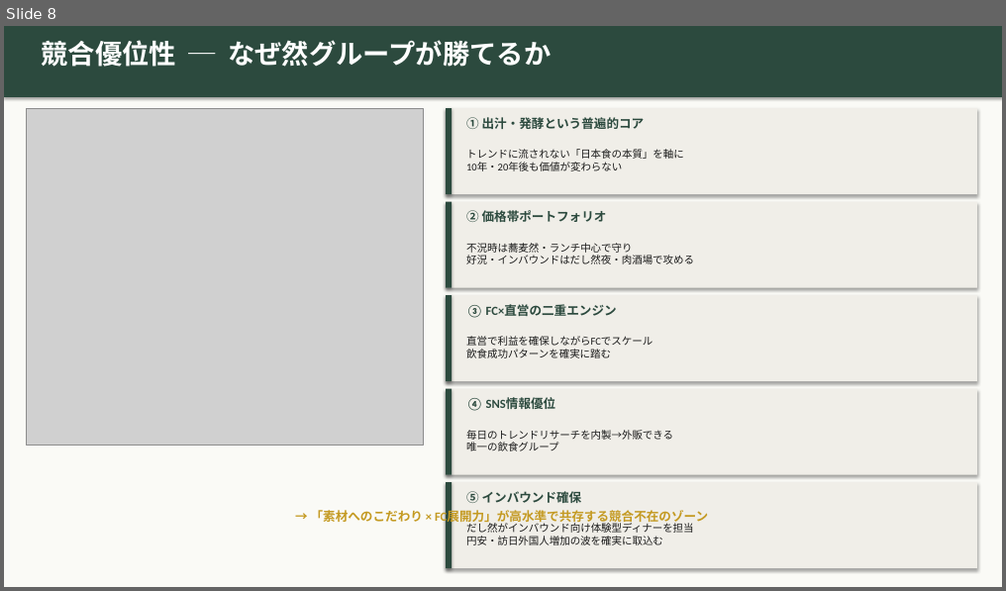
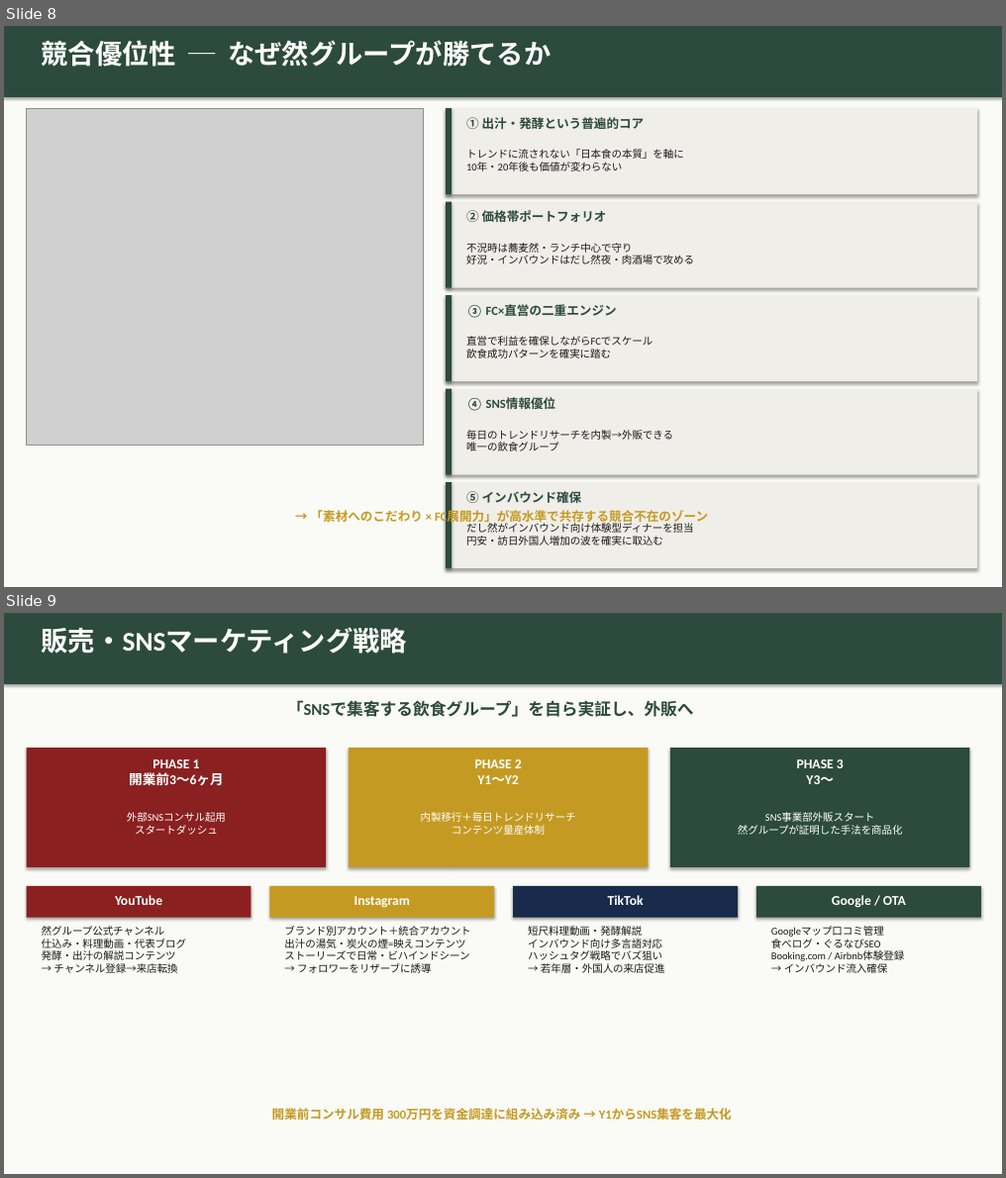
Before and after one commit to hunkotusaisinryo-lab/test-repo, a slide deck: zen/07_融資・投資家資料/然グループ_統合ピッチデッキ_強化版.pptx. Shown one above the other, each under a label of ours: slide 8 before the commit, slides 8 and 9 after it. The pictures are 1006x591 and 1006x1178 pixels, drawn with LibreOffice and Linux fonts; fonts in the diff are those of the drawing; grey boxes stand for pictures. Boxes give left, top, right and bottom in pixels: in the first picture for what was removed or moved away, otherwise in the second. Text is boxed around its words. In the diff, an @@ line names an element or a change of style, - is before the commit and + after.

```diff
--- a/zen/07_融資・投資家資料/然グループ_統合ピッチデッキ_強化版.pptx
+++ b/zen/07_融資・投資家資料/然グループ_統合ピッチデッキ_強化版.pptx
@@ slide 9 added at (4, 613, 1002, 1174), background #FAFAF6 @@
@@ rectangle added at (4, 613, 1002, 684), fill #2C4A3E @@
@@ text added at (42, 627, 408, 654), 26 pt, text #FFFFFF, bold @@
+販売・SNSマーケティング戦略
@@ text added at (287, 700, 694, 717), 16 pt, text #2C4A3E, bold @@
+「SNSで集客する飲食グループ」を自ら実証し、外販へ
@@ rectangle added at (27, 748, 326, 867), fill #8B2020 @@
@@ text added at (129, 760, 224, 786), 13 pt, text #FFFFFF, bold @@
+PHASE 1
+開業前3〜6ヶ月
@@ rectangle added at (349, 748, 648, 867), fill #C49A22 @@
@@ text added at (475, 760, 522, 784), 13 pt, text #FFFFFF, bold @@
+PHASE 2
+Y1〜Y2
@@ rectangle added at (670, 748, 969, 867), fill #2C4A3E @@
@@ text added at (797, 760, 844, 784), 13 pt, text #FFFFFF, bold @@
+PHASE 3
+Y3〜
@@ text added at (127, 812, 226, 835), 10 pt, text #FFFFFF @@
+外部SNSコンサル起用
+スタートダッシュ
@@ text added at (421, 812, 576, 835), 10 pt, text #FFFFFF @@
+内製移行＋毎日トレンドリサーチ
+コンテンツ量産体制
@@ text added at (738, 813, 903, 835), 10 pt, text #FFFFFF @@
+SNS事業部外販スタート
+然グループが証明した手法を商品化
@@ rectangle added at (27, 886, 252, 918), fill #8B2020 @@
@@ text added at (115, 895, 162, 905), 13 pt, text #FFFFFF, bold @@
+YouTube
@@ rectangle added at (269, 886, 494, 918), fill #C49A22 @@
@@ text added at (354, 896, 410, 908), 13 pt, text #FFFFFF, bold @@
+Instagram
@@ rectangle added at (513, 886, 738, 918), fill #1A2A4A @@
@@ text added at (608, 895, 644, 905), 13 pt, text #FFFFFF, bold @@
+TikTok
@@ rectangle added at (756, 886, 981, 918), fill #2C4A3E @@
@@ text added at (832, 895, 906, 908), 13 pt, text #FFFFFF, bold @@
+Google / OTA
@@ text added at (42, 926, 186, 973), 10 pt, text #1A1A1A @@
+然グループ公式チャンネル
+仕込み・料理動画・代表ブログ
+発酵・出汁の解説コンテンツ
+→ チャンネル登録→来店転換
@@ text added at (284, 926, 470, 973), 10 pt, text #1A1A1A @@
+ブランド別アカウント＋統合アカウント
+出汁の湯気・炭火の煙=映えコンテンツ
+ストーリーズで日常・ビハインドシーン
+→ フォロワーをリザーブに誘導
@@ text added at (528, 926, 665, 973), 10 pt, text #1A1A1A @@
+短尺料理動画・発酵解説
+インバウンド向け多言語対応
+ハッシュタグ戦略でバズ狙い
+→ 若年層・外国人の来店促進
@@ text added at (771, 927, 904, 973), 10 pt, text #1A1A1A @@
+Googleマップ口コミ管理
+食べログ・ぐるなびSEO
+Booking.com / Airbnb体験登録
+→ インバウンド流入確保
@@ text added at (272, 1108, 732, 1120), 12 pt, text #C49A22, bold @@
+開業前コンサル費用 300万円を資金調達に組み込み済み → Y1からSNS集客を最大化
```
Also in this commit, not shown: 6 slides changed, 2 other slides added, 1 other file.
